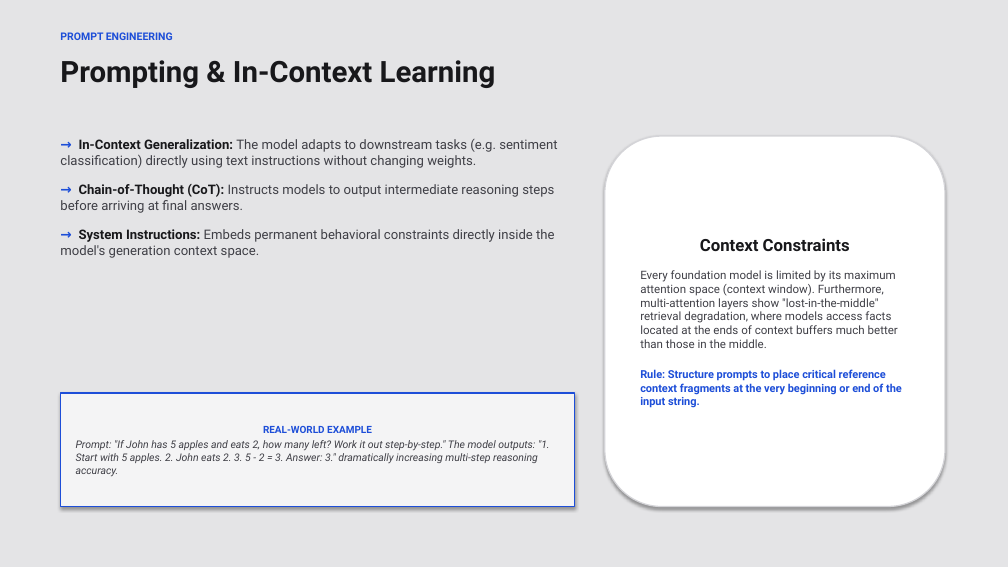
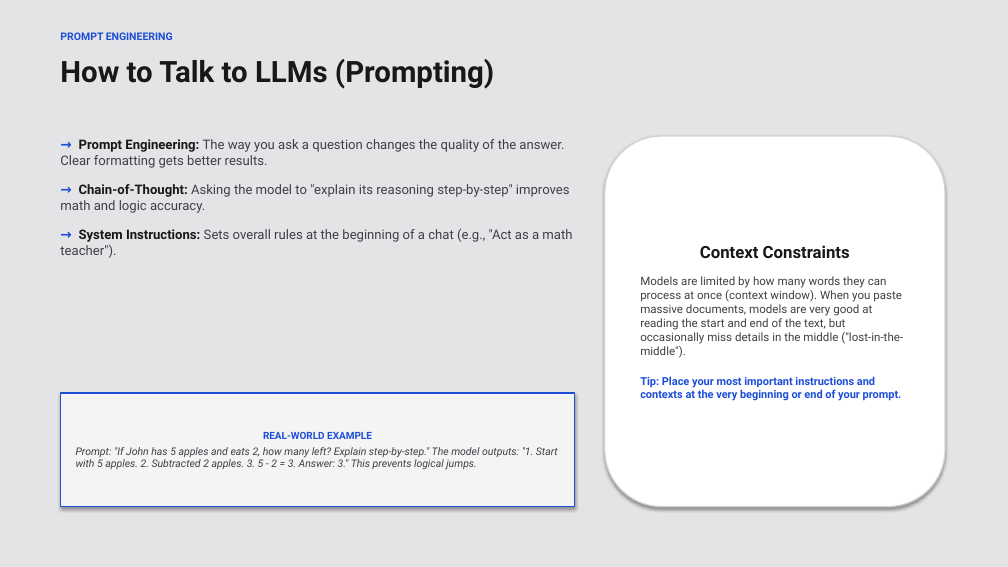
Before and after one commit to Bethana86/gcp-ml-training-hub, a slide deck: slide 9 of llm-presentation/Introduction_to_LLM.pptx. Drawn at 1008x567 pixels with LibreOffice and Linux fonts; fonts in the diff are those of the drawing. Boxes give left, top, right and bottom in pixels: in the first picture for what was removed or moved away, otherwise in the second. Text is boxed around its words. In the diff, an @@ line names an element or a change of style, - is before the commit and + after.

```diff
--- a/llm-presentation/Introduction_to_LLM.pptx
+++ b/llm-presentation/Introduction_to_LLM.pptx
@@ text at [60, 59, 494, 89]: text changed @@
-Prompting & In-Context Learning
+How to Talk to LLMs (Prompting)
@@ text at [60, 139, 572, 258]: text changed @@
-→ In-Context Generalization: The model adapts to downstream tasks (e.g. sentiment classification) directly using text instructions without changing weights.
-→ Chain-of-Thought (CoT): Instructs models to output intermediate reasoning steps before arriving at final answers.
-→ System Instructions: Embeds permanent behavioral constraints directly inside the model's generation context space.
+→ Prompt Engineering: The way you ask a question changes the quality of the answer. Clear formatting gets better results.
+→ Chain-of-Thought: Asking the model to "explain its reasoning step-by-step" improves math and logic accuracy.
+→ System Instructions: Sets overall rules at the beginning of a chat (e.g., "Act as a math teacher").
@@ text in rounded rectangle at [640, 276, 903, 401]: text changed @@
-Every foundation model is limited by its maximum attention space (context window). Furthermore, multi-attention layers show "lost-in-the-middle" retrieval degradation, where models access facts located at the ends of context buffers much better than those in the middle.
-Rule: Structure prompts to place critical reference context fragments at the very beginning or end of the input string.
+Models are limited by how many words they can process at once (context window). When you paste massive documents, models are very good at reading the start and end of the text, but occasionally miss details in the middle ("lost-in-the-middle").
+Tip: Place your most important instructions and contexts at the very beginning or end of your prompt.
@@ text in rectangle at [76, 447, 558, 469]: text changed @@
-Prompt: "If John has 5 apples and eats 2, how many left? Work it out step-by-step." The model outputs: "1. Start with 5 apples. 2. John eats 2. 3. 5 - 2 = 3. Answer: 3." dramatically increasing multi-step reasoning accuracy.
+Prompt: "If John has 5 apples and eats 2, how many left? Explain step-by-step." The model outputs: "1. Start with 5 apples. 2. Subtracted 2 apples. 3. 5 - 2 = 3. Answer: 3." This prevents logical jumps.
```
Also in this commit, not shown: 21 other slides changed, 2 other files.
